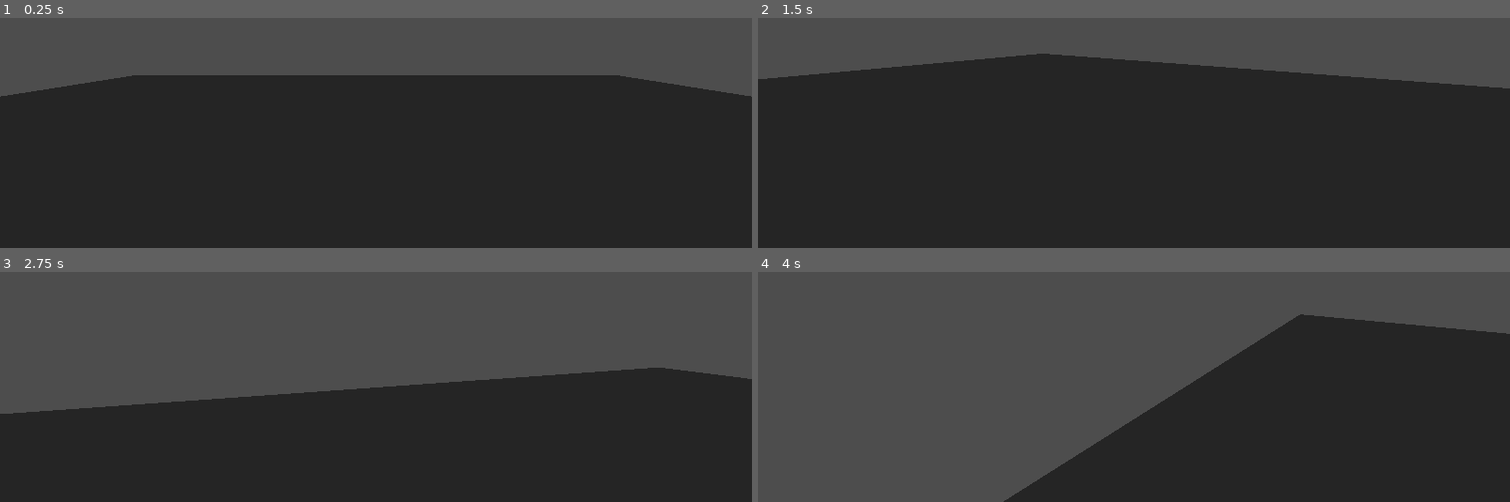
Above: before the commit, frames 1-4 (two rows, left to right).
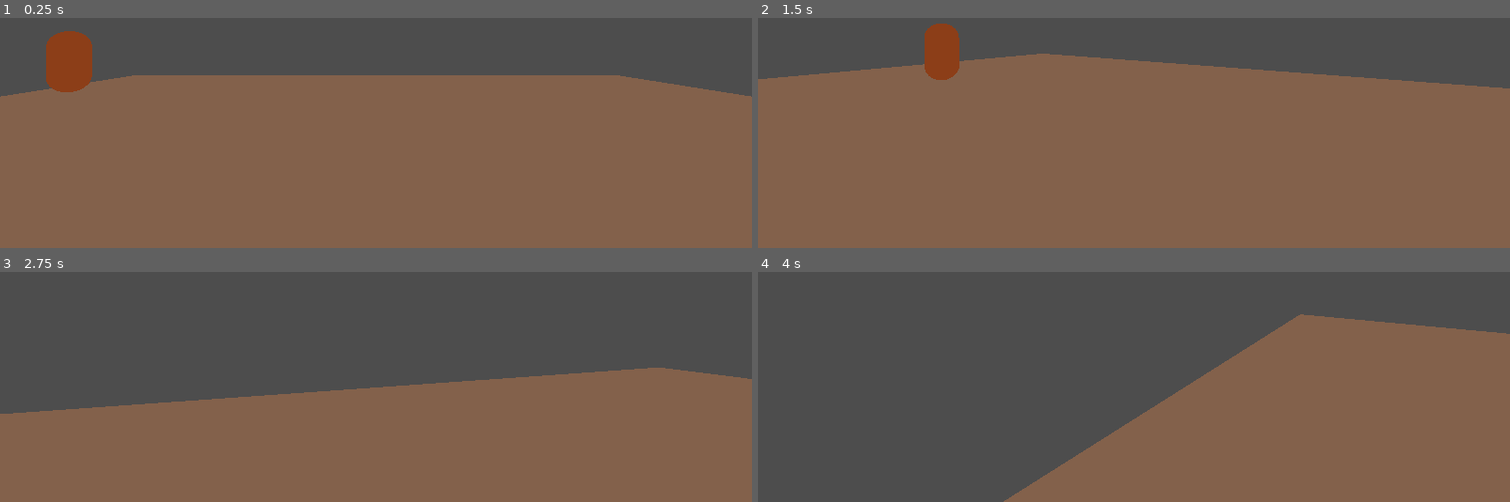
Above: after the commit, the same moments.

Repository: BlackBrad/network-ninja
Game: Godot game, scene res://scenes/test_level.tscn
Same seed, same stepped clock (60 frames per second), same inputs: the game is played once before the commit and once after it.
Inputs (mouse positions are in pixels of both pictures, inside the frame that each line leads up to):
- Up to frame 1 (0.25 s): no input
- Up to frame 2 (1.5 s): tap Enter (ui_accept) at 0.5, 0.77 s; move the mouse to (1171, 36) at 0.52 s; hold W (move_forward) from 0.53 s (still down); move the mouse to (1096, 38) at 1.27 s
- Up to frame 3 (2.75 s): keep holding W (move_forward); tap Enter (ui_accept) at 1.52 s; move the mouse to (391, 283) at 2.02 s
- Up to frame 4 (4 s): keep holding W (move_forward); move the mouse to (1126, 297) at 2.77 s; tap Enter (ui_accept) at 3.02, 3.77 s; move the mouse to (1186, 297) at 3.52 s

The runs differ from the first frame. In frame 1, 75% of the frame differs, in the area x 0-100%, y 5-100%; in frame 2, 78%, in the area x 0-100%, y 2-100%; in frame 3, 49%; in frame 4, 38%.

Commit message:
Add wandering atendee

Diff:
--- /dev/null
+++ b/scenes/atendee.tscn
@@ -0,0 +1,25 @@
+[gd_scene load_steps=5 format=3 uid="uid://cy3ros6x4injp"]
+
+[ext_resource type="Script" path="res://scripts/atendee.gd" id="1_jiv06"]
+
+[sub_resource type="CapsuleShape3D" id="CapsuleShape3D_fygdp"]
+
+[sub_resource type="StandardMaterial3D" id="StandardMaterial3D_1l6sg"]
+albedo_color = Color(0.576471, 0.352941, 0.203922, 1)
+
+[sub_resource type="CapsuleMesh" id="CapsuleMesh_8c01e"]
+material = SubResource("StandardMaterial3D_1l6sg")
+
+[node name="Atendee" type="CharacterBody3D"]
+script = ExtResource("1_jiv06")
+
+[node name="CollisionShape3D" type="CollisionShape3D" parent="."]
+shape = SubResource("CapsuleShape3D_fygdp")
+
+[node name="MeshInstance3D" type="MeshInstance3D" parent="."]
+mesh = SubResource("CapsuleMesh_8c01e")
+
+[node name="Timer" type="Timer" parent="."]
+autostart = true
+
+[connection signal="timeout" from="Timer" to="." method="_on_timer_timeout"]
--- a/scenes/test_level.tscn
+++ b/scenes/test_level.tscn
@@ -1,8 +1,11 @@
-[gd_scene load_steps=3 format=3 uid="uid://dcp57wnxwqpe2"]
+[gd_scene load_steps=4 format=3 uid="uid://dcp57wnxwqpe2"]
 
 [ext_resource type="PackedScene" uid="uid://dd7n7yllnkgkt" path="res://scenes/player.tscn" id="1_wn24y"]
+[ext_resource type="PackedScene" uid="uid://cy3ros6x4injp" path="res://scenes/atendee.tscn" id="2_0xd3t"]
 
 [sub_resource type="Environment" id="Environment_8wp53"]
+ambient_light_source = 2
+ambient_light_color = Color(0.952941, 0.717647, 0.560784, 1)
 
 [node name="test_level" type="Node3D"]
 
@@ -15,3 +18,6 @@
 
 [node name="WorldEnvironment" type="WorldEnvironment" parent="."]
 environment = SubResource("Environment_8wp53")
+
+[node name="Atendee" parent="." instance=ExtResource("2_0xd3t")]
+transform = Transform3D(1, 0, 0, 0, 1, 0, 0, 0, 1, -10, 2, -7)
--- /dev/null
+++ b/scripts/atendee.gd
@@ -0,0 +1,36 @@
+extends CharacterBody3D
+
+
+const SPEED = 2.0
+const JUMP_VELOCITY = 4.5
+
+# Get the gravity from the project settings to be synced with RigidBody nodes.
+var gravity = ProjectSettings.get_setting("physics/3d/default_gravity")
+
+var _input_dir = Vector2(0, 0)
+
+func _physics_process(delta):
+	# Add the gravity.
+	if not is_on_floor():
+		velocity.y -= gravity * delta
+
+	# Get the input direction and handle the movement/deceleration.
+	# As good practice, you should replace UI actions with custom gameplay actions.
+	var direction = (transform.basis * Vector3(_input_dir.x, 0, _input_dir.y)).normalized()
+	if direction:
+		velocity.x = direction.x * SPEED
+		velocity.z = direction.z * SPEED
+	else:
+		velocity.x = move_toward(velocity.x, 0, SPEED)
+		velocity.z = move_toward(velocity.z, 0, SPEED)
+
+	move_and_slide()
+
+
+func _on_timer_timeout():
+	if velocity.length() > 0.1:
+		_input_dir = Vector2(0, 0)
+	else:
+		_input_dir = Vector2(randf_range(-1, 1), randf_range(-1, 1)).normalized()
+
+	$Timer.wait_time = randf_range(1, 5)
